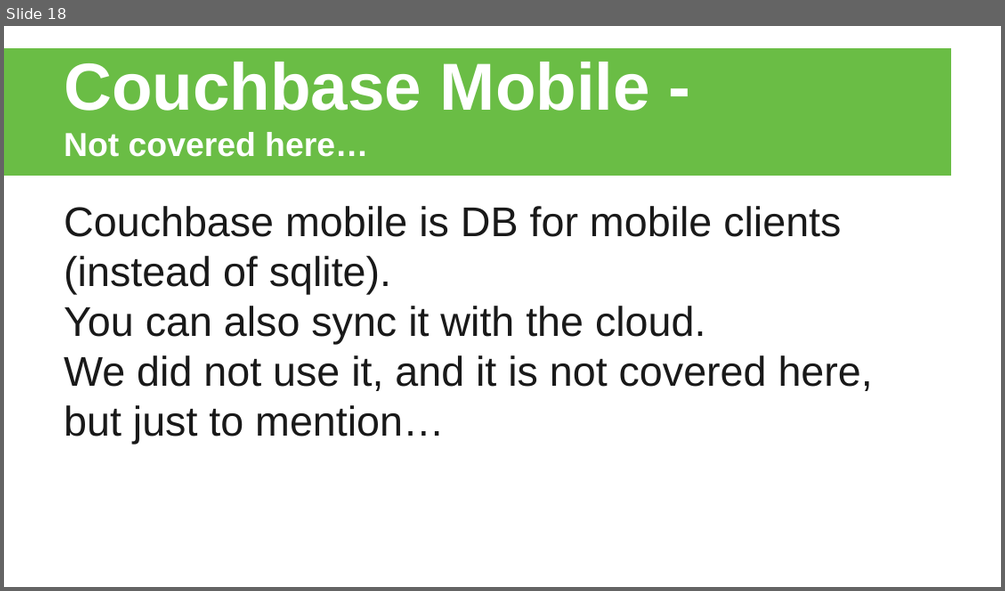
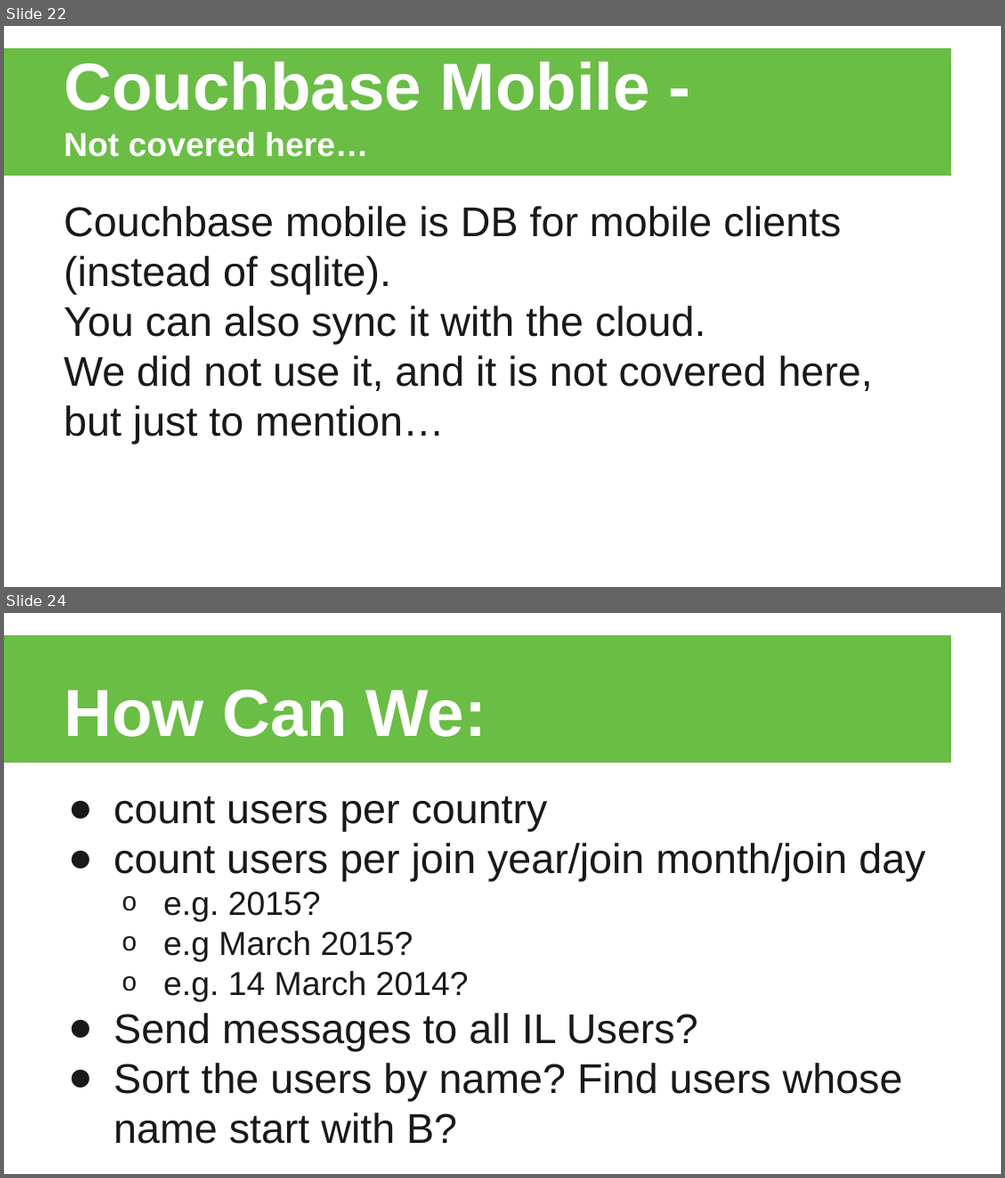
Before and after one commit to ekeydar/cb-mesh, a slide deck: slides/slides.pptx. Shown one above the other, each under a label of ours: slide 18 before the commit, slides 22 and 24 after it; the slides between them are not shown. The pictures are 1005x591 and 1005x1178 pixels, drawn with LibreOffice and Linux fonts; fonts in the diff are those of the drawing; background and template pictures are left out. Boxes give left, top, right and bottom in pixels: in the first picture for what was removed or moved away, otherwise in the second. Text is boxed around its words. In the diff, an @@ line names an element or a change of style, - is before the commit and + after.

```diff
--- a/slides/slides.pptx
+++ b/slides/slides.pptx
@@ slide 24 added at (4, 613, 1001, 1174), background #FFFFFF; not listed: 1 template element that a slide beside it also shows @@
@@ title added at (64, 690, 486, 737), 48 pt, text #FFFFFF, bold @@
+How Can We:
@@ text added at (113, 796, 925, 1143), 30 pt, text #191919 @@
+● count users per country
+● count users per join year/join month/join day
+  o e.g. 2015?
+  o e.g March 2015?
+  o e.g. 14 March 2014?
+● Send messages to all IL Users?
+● Sort the users by name? Find users whose name start with B?
@@ what was slide 18 is now slide 22 @@
```
Also in this commit, not shown: 3 slides changed, 10 other slides added, 1 slide removed.
